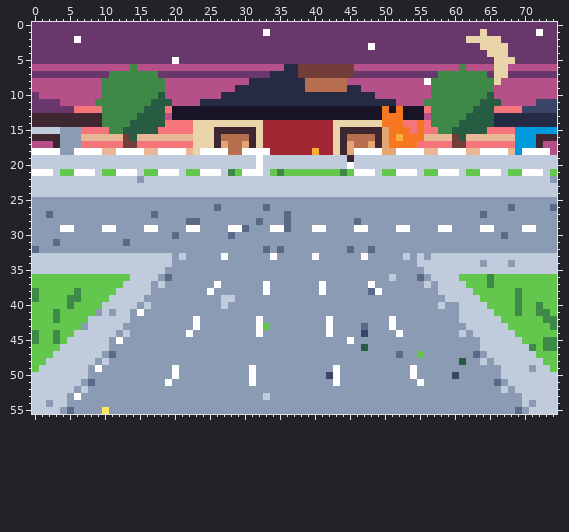
A pixel-art file gets an edit: art/cards/card-zone-snooze-crescent.aseprite. The picture above is the old version.
75x56 pixels, 1 frame.
The same view after the edit:
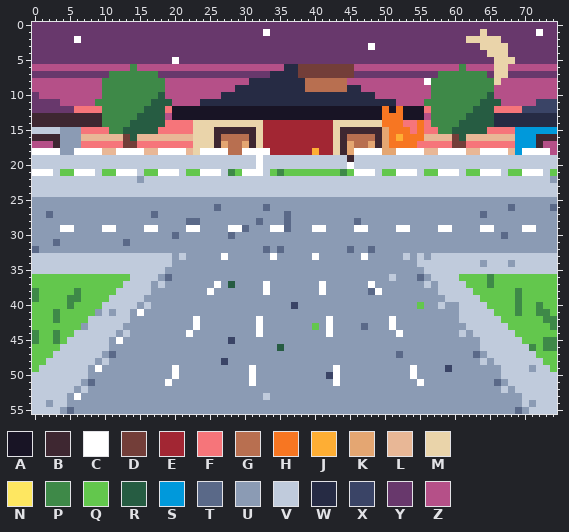
Palette (. is transparent): A #181425  B #3e2731  C #ffffff  D #733e39  E #a22633  F #f6757a  G #b86f50  H #f77622  J #feae34  K #e4a672  L #e8b796  M #ead4aa  N #fee761  P #3e8948  Q #63c74d  R #265c42  S #0099db  T #5a6988  U #8b9bb4  V #c0cbdc  W #262b44  X #3a4466  Y #68386c  Z #b55088
Difference:
Changed rows in their new state; - is an unchanged pixel.
first column x 27:
37 -R---------------------------------
39 UU---------------------------------
40 U---------X-----------------Q------
43 ------U------Q---------------------
44 --------------------U--------------
45 -X----------------U----------------
46 --------R-----------U--------------
47 ----------------------------U------
48 X---------------------------------U
49 --------------------------------X--
50 ---------------------------------U-
first column x 10:
55 U
